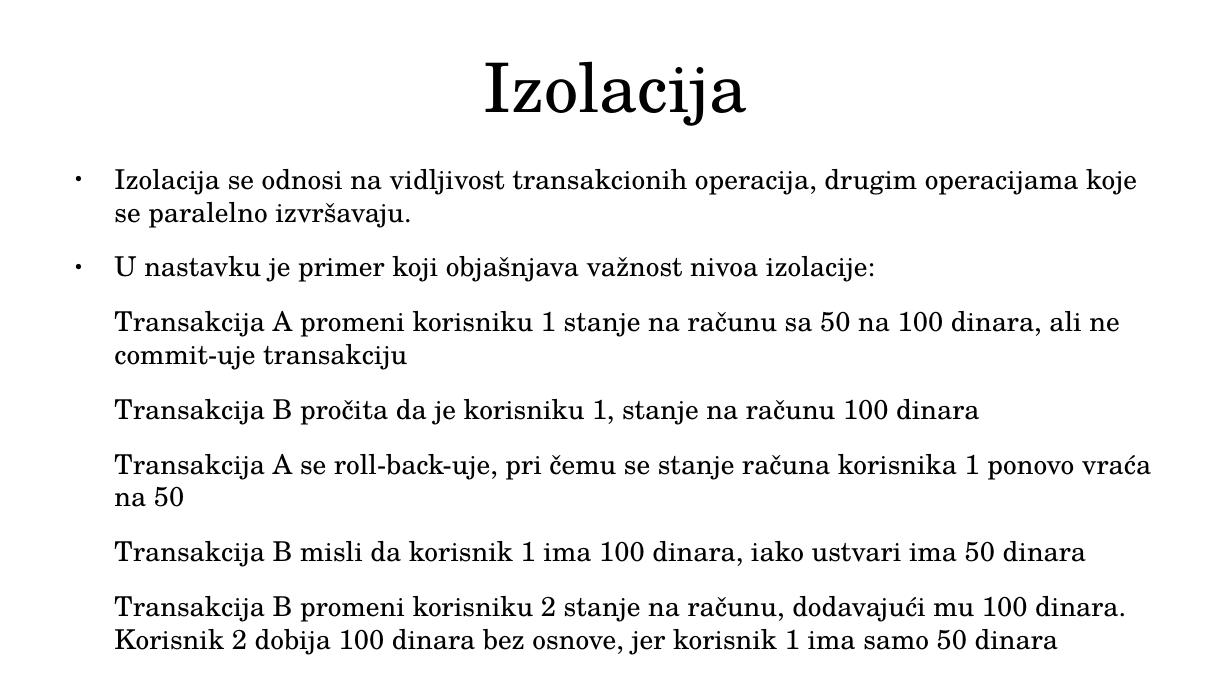
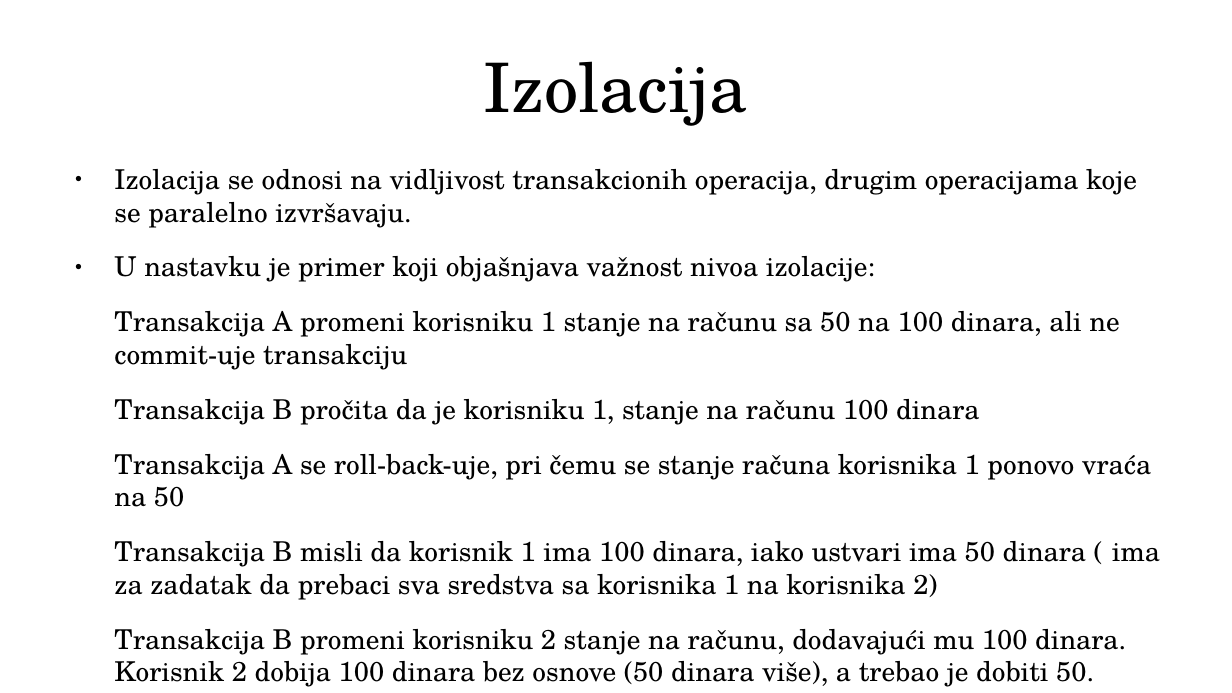
Before and after one commit to dimitrije-stamenkovic/DBMS2, a slide deck: slide 11 of MongoDB transakcije.odp. Drawn at 1232x693 pixels with LibreOffice and Linux fonts; fonts in the diff are those of the drawing. Boxes give left, top, right and bottom in pixels: in the first picture for what was removed or moved away, otherwise in the second. Text is boxed around its words. In the diff, an @@ line names an element or a change of style, - is before the commit and + after.

```diff
--- a/MongoDB transakcije.odp
+++ b/MongoDB transakcije.odp
@@ text at box(114, 541, 1160, 687): text changed @@
-Transakcija B misli da korisnik 1 ima 100 dinara, iako ustvari ima 50 dinara
-Transakcija B promeni korisniku 2 stanje na računu, dodavajući mu 100 dinara. Korisnik 2 dobija 100 dinara bez osnove, jer korisnik 1 ima samo 50 dinara
+Transakcija B misli da korisnik 1 ima 100 dinara, iako ustvari ima 50 dinara ( ima za zadatak da prebaci sva sredstva sa korisnika 1 na korisnika 2)
+Transakcija B promeni korisniku 2 stanje na računu, dodavajući mu 100 dinara. Korisnik 2 dobija 100 dinara bez osnove (50 dinara više), a trebao je dobiti 50.
```
Also in this commit, not shown: 3 other slides changed, 1 other file.
